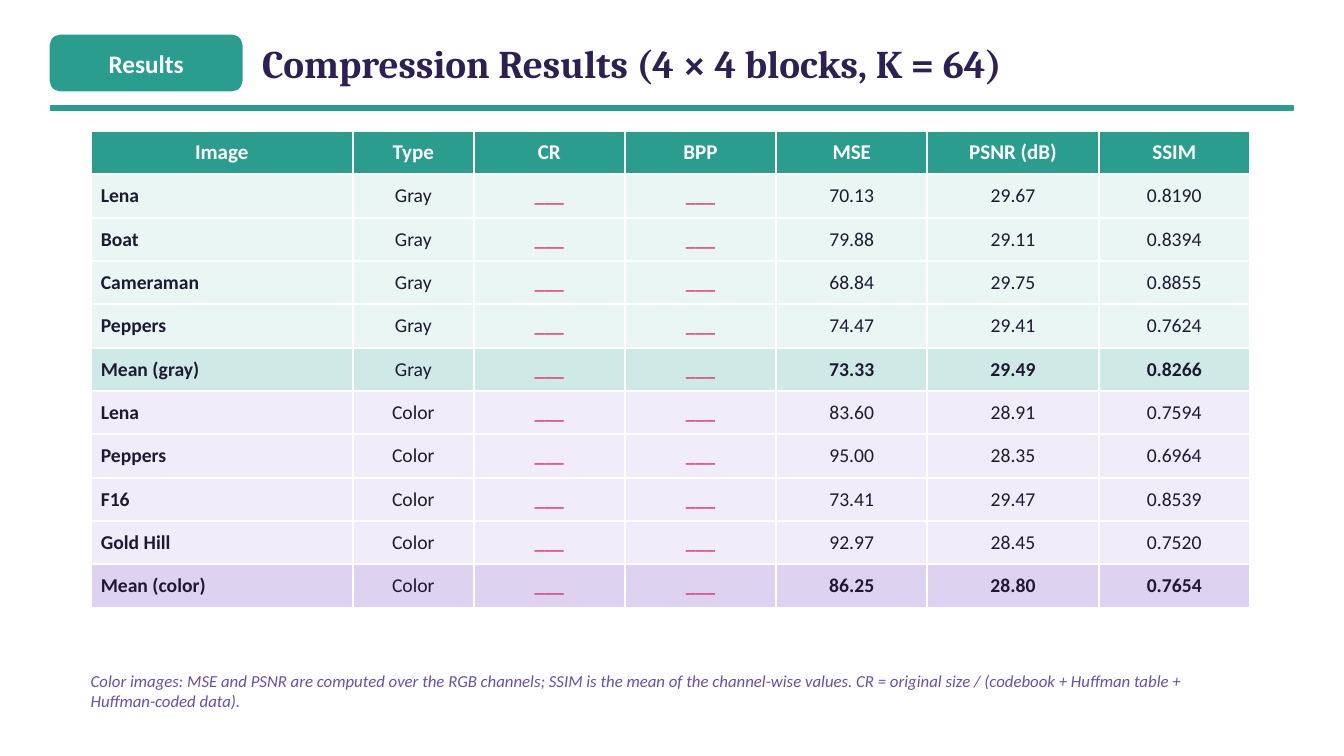
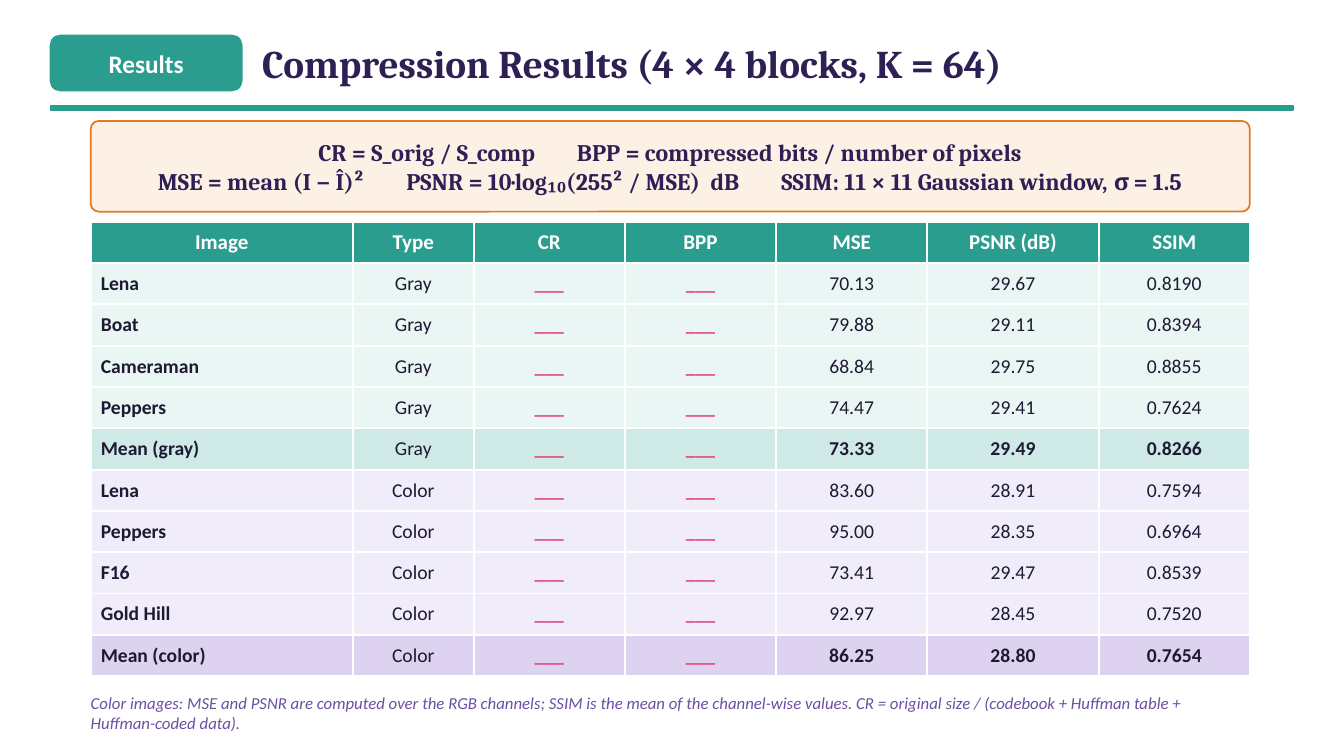
Before and after one commit to ibtihal-cpu/mihk, a slide deck: slide 23 of results/seminar/figs/Seminar_Ibtihal_FINAL.pptx. Drawn at 1344x756 pixels with LibreOffice and Linux fonts; fonts in the diff are those of the drawing. Boxes give left, top, right and bottom in pixels: in the first picture for what was removed or moved away, otherwise in the second. Text is boxed around its words. In the diff, an @@ line names an element or a change of style, - is before the commit and + after.

```diff
--- a/results/seminar/figs/Seminar_Ibtihal_FINAL.pptx
+++ b/results/seminar/figs/Seminar_Ibtihal_FINAL.pptx
@@ rounded rectangle added at [91,121,1250,212], fill #FDF1E6, outline #E07B22 1.25 pt @@
@@ text added at [158,144,1182,195], 17 pt, text #2E2055, bold @@
+CR = S_orig / S_comp BPP = compressed bits / number of pixels
+MSE = mean (I − Î)² PSNR = 10·log₁₀(255² / MSE) dB SSIM: 11 × 11 Gaussian window, σ = 1.5
@@ table: place and size @@
-table at [91,131,1250,599]
+table at [91,222,1250,669]
@@ text "Color images: MSE and PSNR ...": place and size @@
-text "Color images: MSE and PSNR ..." at [91,675,1168,709]
+text "Color images: MSE and PSNR ..." at [91,697,1168,731]
```
Also in this commit, not shown: 5 other slides changed, 1 slide added, 1 slide removed, 7 other files.
